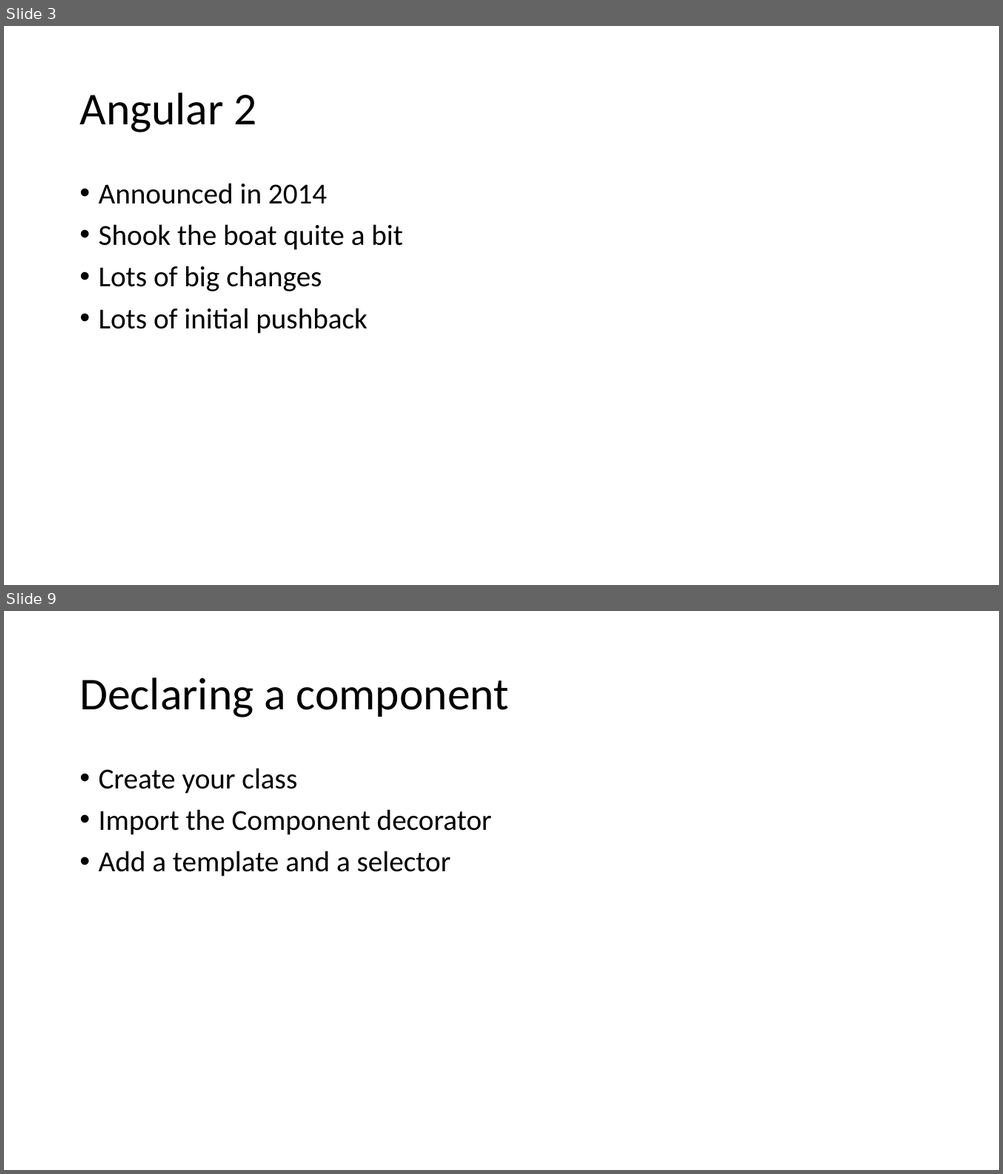
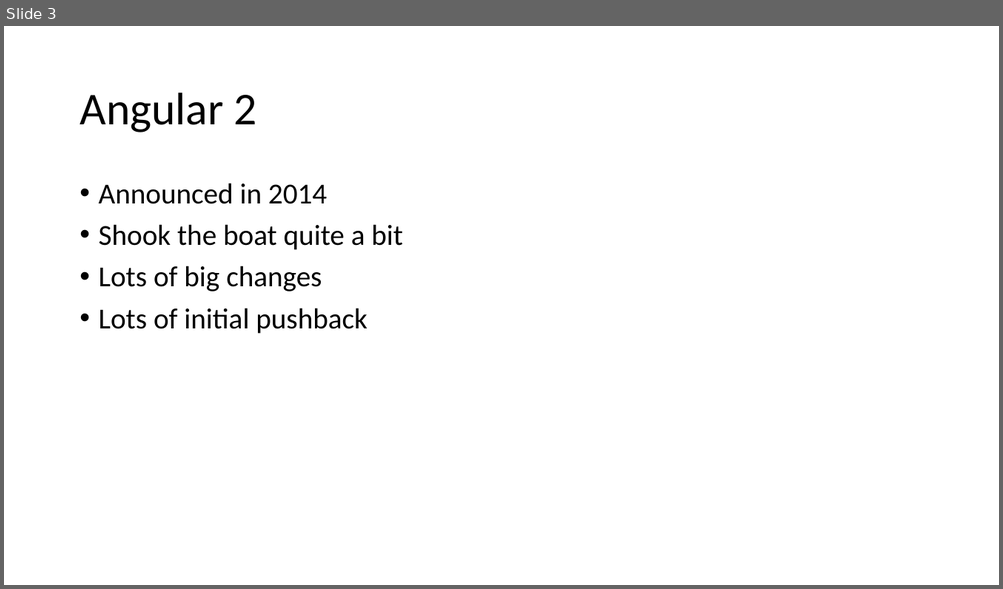
Before and after one commit to schneidenbach/Angular2-AspNetCore-TypeScript-Workshop, a slide deck: slides/2 - Intro to Angular 2.pptx. Shown one above the other, each under a label of ours: slides 3 and 9 before the commit, slide 3 after it; the slides between them are not shown. The pictures are 1003x1174 and 1003x589 pixels, drawn with LibreOffice and Linux fonts; fonts in the diff are those of the drawing. Boxes give left, top, right and bottom in pixels: in the first picture for what was removed or moved away, otherwise in the second. Text is boxed around its words. In the diff, an @@ line names an element or a change of style, - is before the commit and + after.

```diff
--- a/slides/2 - Intro to Angular 2.pptx
+++ b/slides/2 - Intro to Angular 2.pptx
@@ slide 9 removed at [4, 611, 999, 1170], background #FFFFFF @@
@@ title removed at [79, 678, 509, 718] @@
-Declaring a component
@@ text removed at [99, 768, 492, 877] @@
-• Create your class
-• Import the Component decorator
-• Add a template and a selector
```
Also in this commit, not shown: 5 slides changed, 2 slides added, 2 other slides removed, 26 other files.
